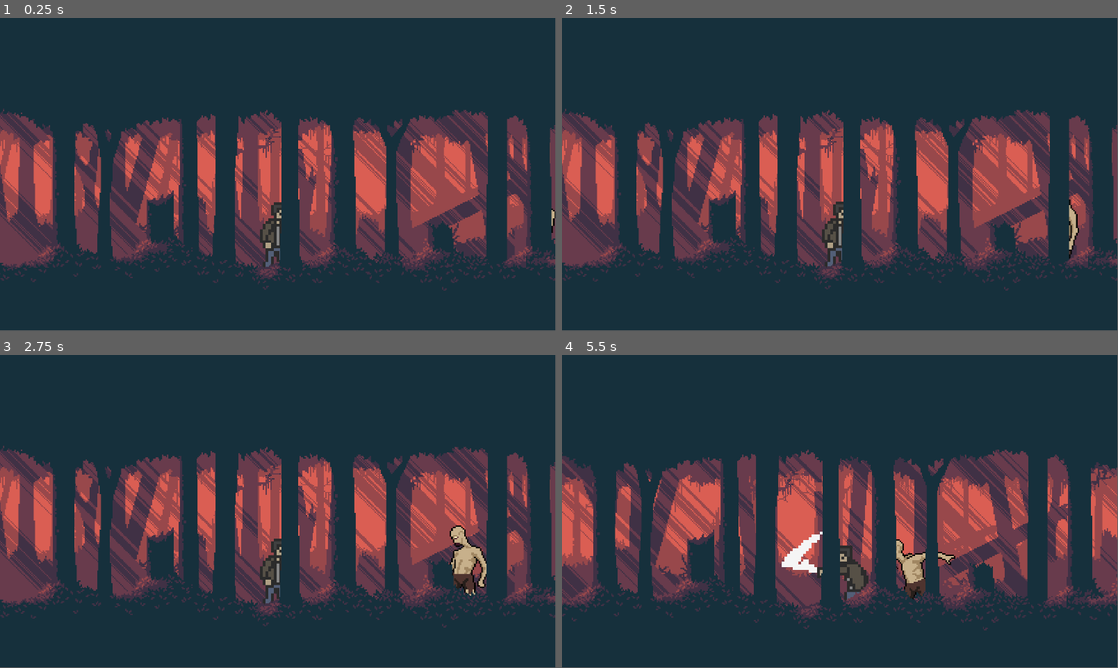
Above: before the commit, frames 1-4 (two rows, left to right).
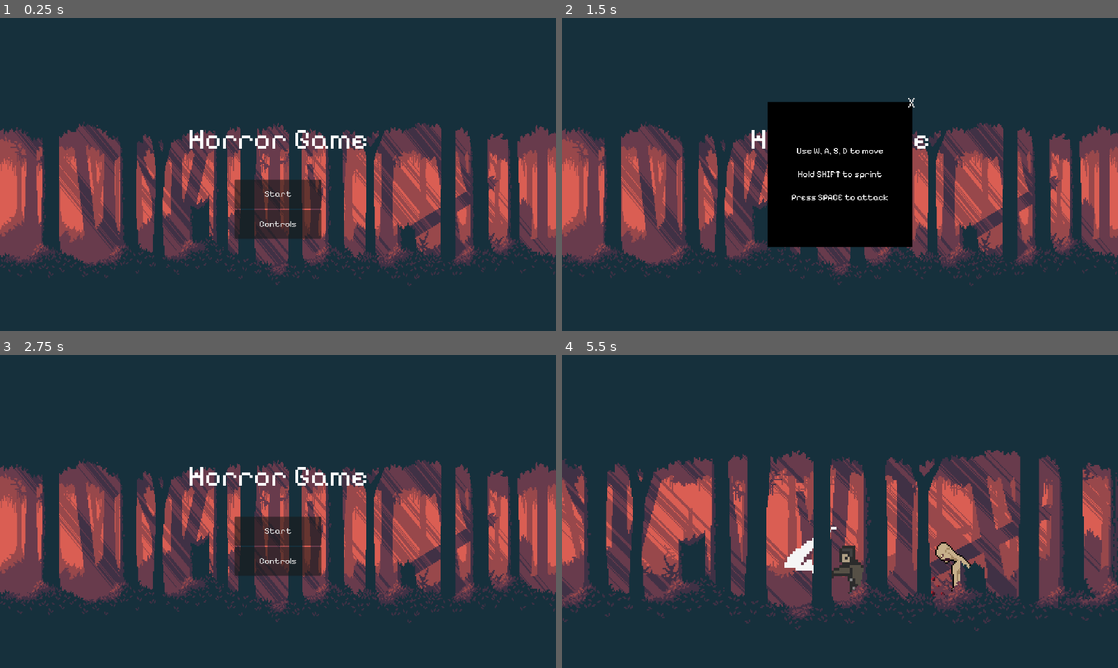
Above: after the commit, the same moments.

Repository: darias-montesino-web/Horror-Game
Game: Godot game, scene res://Scenes/title_screen.tscn
Two runs of this game, one before a commit and one after it. Both use one fixed random seed, a clock stepped at 60 frames per second and the inputs below. Before the commit the project starts from res://Scenes/MainScene.tscn.
Inputs (mouse positions are in pixels of both pictures, inside the frame that each line leads up to):
- Up to frame 1 (0.25 s): no input
- Up to frame 2 (1.5 s): click (840, 224) at 0.5 s, where only the run after the commit has a clickable "Controls"; click (840, 224) at 1.25 s, where only the run after the commit has a clickable "Controls"
- Up to frame 3 (2.75 s): click (350, 439) at 2 s, where only the run after the commit has a clickable "X"
- Up to frame 4 (5.5 s): click (840, 530) at 2.75 s, where only the run after the commit has a clickable "Start"; tap Enter (ui_accept) at 3.5 s; hold Shift (run) 3.53-4.28 s; hold D (right) 3.53-5.03 s; tap Space (attack) at 3.6, 4.55, 5.1 s; tap W (jump) at 3.77, 4.52 s; tap Shift (run) at 4.35 s; hold A (left) from 5.03 s (still down); hold Shift (run) from 5.03 s (still down)
The window is 799x449 before the commit and 800x450 after it. Grey fills any space a smaller window leaves; there, only what the larger window draws over its background counts as a difference.

The runs differ from the first frame. In frame 1, 36% of the frame differs, in the area x 0-100%, y 28-88%; in frame 2, 40%, in the area x 0-100%, y 25-88%; in frame 3, 36%; in frame 4, 31%.

Commit message:
Added the title screen UI and the controls menu

Diff:
--- /dev/null
+++ b/Game_Files/horror-game/Scenes/title_screen.tscn
@@ -0,0 +1,104 @@
+[gd_scene load_steps=7 format=3 uid="uid://ts5rkau7n6wu"]
+
+[ext_resource type="Script" uid="uid://p5d15t3g6feb" path="res://Scripts/title_screen.gd" id="1_12m1t"]
+[ext_resource type="Texture2D" uid="uid://blxjsvbtpxsja" path="res://Assets/ParallaxBG_Assets/parallax-demon-woods-bg.png" id="2_6vd4x"]
+[ext_resource type="Texture2D" uid="uid://c8402abateped" path="res://Assets/ParallaxBG_Assets/parallax-demon-woods-far-trees.png" id="3_n82rj"]
+[ext_resource type="Texture2D" uid="uid://ba8kple1nvhj3" path="res://Assets/ParallaxBG_Assets/parallax-demon-woods-mid-trees.png" id="4_0061g"]
+[ext_resource type="Texture2D" uid="uid://b3he80r27fybw" path="res://Assets/ParallaxBG_Assets/parallax-demon-woods-close-trees.png" id="5_8mikk"]
+[ext_resource type="FontFile" uid="uid://cneqieamhf0i0" path="res://Assets/Pixelify_Sans/static/PixelifySans-Regular.ttf" id="6_sqelc"]
+
+[node name="TitleScreen" type="Control"]
+layout_mode = 3
+anchors_preset = 15
+anchor_right = 1.0
+anchor_bottom = 1.0
+grow_horizontal = 2
+grow_vertical = 2
+script = ExtResource("1_12m1t")
+
+[node name="MarginContainer" type="MarginContainer" parent="."]
+layout_mode = 1
+anchors_preset = 15
+anchor_right = 1.0
+anchor_bottom = 1.0
+grow_horizontal = 2
+grow_vertical = 2
+
+[node name="Background" type="TextureRect" parent="MarginContainer"]
+layout_mode = 2
+texture = ExtResource("2_6vd4x")
+
+[node name="Background2" type="TextureRect" parent="MarginContainer/Background"]
+layout_mode = 1
+anchors_preset = 15
+anchor_right = 1.0
+anchor_bottom = 1.0
+grow_horizontal = 2
+grow_vertical = 2
+texture = ExtResource("3_n82rj")
+
+[node name="Background3" type="TextureRect" parent="MarginContainer/Background"]
+layout_mode = 1
+anchors_preset = 15
+anchor_right = 1.0
+anchor_bottom = 1.0
+grow_horizontal = 2
+grow_vertical = 2
+texture = ExtResource("4_0061g")
+
+[node name="Background" type="TextureRect" parent="MarginContainer/Background"]
+layout_mode = 1
+anchors_preset = 15
+anchor_right = 1.0
+anchor_bottom = 1.0
+grow_horizontal = 2
+grow_vertical = 2
+texture = ExtResource("5_8mikk")
+
+[node name="VBoxContainer" type="VBoxContainer" parent="MarginContainer"]
+custom_minimum_size = Vector2(1000, 500)
+layout_mode = 2
+size_flags_horizontal = 4
+size_flags_vertical = 4
+theme_override_constants/separation = 20
+alignment = 1
+
+[node name="Title" type="Label" parent="MarginContainer/VBoxContainer"]
+custom_minimum_size = Vector2(1000, 200)
+layout_mode = 2
+size_flags_vertical = 0
+size_flags_stretch_ratio = 3.09
+theme_type_variation = &"HeaderLarge"
+theme_override_colors/font_color = Color(1, 1, 1, 1)
+theme_override_fonts/font = ExtResource("6_sqelc")
+theme_override_font_sizes/font_size = 100
+text = "Horror Game"
+horizontal_alignment = 1
+vertical_alignment = 1
+
+[node name="Separator" type="Control" parent="MarginContainer/VBoxContainer"]
+layout_mode = 2
+
+[node name="VBoxContainer" type="VBoxContainer" parent="MarginContainer/VBoxContainer"]
+layout_mode = 2
+
+[node name="StartButton" type="Button" parent="MarginContainer/VBoxContainer/VBoxContainer"]
+custom_minimum_size = Vector2(300, 100)
+layout_mode = 2
+size_flags_horizontal = 4
+size_flags_vertical = 4
+theme_override_fonts/font = ExtResource("6_sqelc")
+theme_override_font_sizes/font_size = 30
+text = "Start"
+
+[node name="ControlsButton" type="Button" parent="MarginContainer/VBoxContainer/VBoxContainer"]
+custom_minimum_size = Vector2(300, 100)
+layout_mode = 2
+size_flags_horizontal = 4
+size_flags_vertical = 4
+theme_override_fonts/font = ExtResource("6_sqelc")
+theme_override_font_sizes/font_size = 30
+text = "Controls"
+
+[connection signal="pressed" from="MarginContainer/VBoxContainer/VBoxContainer/StartButton" to="." method="_on_start_button_pressed"]
+[connection signal="pressed" from="MarginContainer/VBoxContainer/VBoxContainer/ControlsButton" to="." method="_on_controls_button_pressed"]
--- /dev/null
+++ b/Game_Files/horror-game/Scripts/title_screen.gd
@@ -0,0 +1,9 @@
+extends Control
+
+
+func _on_start_button_pressed() -> void:
+	get_tree().change_scene_to_file("res://Scenes/MainScene.tscn")# Replace with function body.
+
+
+func _on_controls_button_pressed() -> void:
+	get_tree().change_scene_to_file("res://controls_menu.tscn") # Replace with function body.
--- /dev/null
+++ b/Game_Files/horror-game/controls_menu.gd
@@ -0,0 +1,5 @@
+extends Control
+
+
+func _on_button_pressed() -> void:
+	get_tree().change_scene_to_file("res://Scenes/title_screen.tscn") # Replace with function body.
--- /dev/null
+++ b/Game_Files/horror-game/controls_menu.tscn
@@ -0,0 +1,153 @@
+[gd_scene load_steps=7 format=3 uid="uid://bkw7evkslokg6"]
+
+[ext_resource type="FontFile" uid="uid://cneqieamhf0i0" path="res://Assets/Pixelify_Sans/static/PixelifySans-Regular.ttf" id="1_7yx0y"]
+[ext_resource type="Script" uid="uid://3tfs0d0quwtq" path="res://controls_menu.gd" id="1_v34rh"]
+[ext_resource type="Texture2D" uid="uid://blxjsvbtpxsja" path="res://Assets/ParallaxBG_Assets/parallax-demon-woods-bg.png" id="2_y0nkq"]
+[ext_resource type="Texture2D" uid="uid://c8402abateped" path="res://Assets/ParallaxBG_Assets/parallax-demon-woods-far-trees.png" id="3_b038a"]
+[ext_resource type="Texture2D" uid="uid://ba8kple1nvhj3" path="res://Assets/ParallaxBG_Assets/parallax-demon-woods-mid-trees.png" id="4_veo5k"]
+[ext_resource type="Texture2D" uid="uid://b3he80r27fybw" path="res://Assets/ParallaxBG_Assets/parallax-demon-woods-close-trees.png" id="5_kucdi"]
+
+[node name="ControlsMenu" type="Control"]
+layout_mode = 3
+anchors_preset = 15
+anchor_right = 1.0
+anchor_bottom = 1.0
+grow_horizontal = 2
+grow_vertical = 2
+script = ExtResource("1_v34rh")
+
+[node name="MarginContainer2" type="MarginContainer" parent="."]
+layout_mode = 1
+anchors_preset = 15
+anchor_right = 1.0
+anchor_bottom = 1.0
+grow_horizontal = 2
+grow_vertical = 2
+
+[node name="Background" type="TextureRect" parent="MarginContainer2"]
+layout_mode = 2
+texture = ExtResource("2_y0nkq")
+
+[node name="Background2" type="TextureRect" parent="MarginContainer2/Background"]
+layout_mode = 1
+anchors_preset = 15
+anchor_right = 1.0
+anchor_bottom = 1.0
+grow_horizontal = 2
+grow_vertical = 2
+texture = ExtResource("3_b038a")
+
+[node name="Background3" type="TextureRect" parent="MarginContainer2/Background"]
+layout_mode = 1
+anchors_preset = 15
+anchor_right = 1.0
+anchor_bottom = 1.0
+grow_horizontal = 2
+grow_vertical = 2
+texture = ExtResource("4_veo5k")
+
+[node name="Background" type="TextureRect" parent="MarginContainer2/Background"]
+layout_mode = 1
+anchors_preset = 15
+anchor_right = 1.0
+anchor_bottom = 1.0
+grow_horizontal = 2
+grow_vertical = 2
+texture = ExtResource("5_kucdi")
+
+[node name="VBoxContainer" type="VBoxContainer" parent="MarginContainer2"]
+custom_minimum_size = Vector2(1000, 500)
+layout_mode = 2
+size_flags_horizontal = 4
+size_flags_vertical = 4
+theme_override_constants/separation = 20
+alignment = 1
+
+[node name="Title" type="Label" parent="MarginContainer2/VBoxContainer"]
+custom_minimum_size = Vector2(1000, 200)
+layout_mode = 2
+size_flags_vertical = 0
+size_flags_stretch_ratio = 3.09
+theme_type_variation = &"HeaderLarge"
+theme_override_colors/font_color = Color(1, 1, 1, 1)
+theme_override_fonts/font = ExtResource("1_7yx0y")
+theme_override_font_sizes/font_size = 100
+text = "Horror Game"
+horizontal_alignment = 1
+vertical_alignment = 1
+
+[node name="Separator" type="Control" parent="MarginContainer2/VBoxContainer"]
+layout_mode = 2
+
+[node name="VBoxContainer" type="VBoxContainer" parent="MarginContainer2/VBoxContainer"]
+layout_mode = 2
+
+[node name="StartButton" type="Button" parent="MarginContainer2/VBoxContainer/VBoxContainer"]
+custom_minimum_size = Vector2(300, 100)
+layout_mode = 2
+size_flags_horizontal = 4
+size_flags_vertical = 4
+theme_override_fonts/font = ExtResource("1_7yx0y")
+theme_override_font_sizes/font_size = 30
+text = "Start"
+
+[node name="ControlsButton" type="Button" parent="MarginContainer2/VBoxContainer/VBoxContainer"]
+custom_minimum_size = Vector2(300, 100)
+layout_mode = 2
+size_flags_horizontal = 4
+size_flags_vertical = 4
+theme_override_fonts/font = ExtResource("1_7yx0y")
+theme_override_font_sizes/font_size = 30
+text = "Controls"
+
+[node name="MarginContainer" type="MarginContainer" parent="."]
+layout_mode = 1
+anchors_preset = 15
+anchor_right = 1.0
+anchor_bottom = 1.0
+grow_horizontal = 2
+grow_vertical = 2
+
+[node name="ColorRect" type="ColorRect" parent="MarginContainer"]
+custom_minimum_size = Vector2(500, 500)
+layout_mode = 2
+size_flags_horizontal = 4
+size_flags_vertical = 4
+color = Color(0, 0, 0, 1)
+
+[node name="Label" type="Label" parent="MarginContainer/ColorRect"]
+layout_mode = 1
+anchors_preset = 15
+anchor_right = 1.0
+anchor_bottom = 1.0
+grow_horizontal = 2
+grow_vertical = 2
+size_flags_horizontal = 3
+size_flags_vertical = 3
+theme_override_fonts/font = ExtResource("1_7yx0y")
+theme_override_font_sizes/font_size = 30
+text = "Use W, A, S, D to move
+
+Hold SHIFT to sprint
+
+Press SPACE to attack"
+horizontal_alignment = 1
+vertical_alignment = 1
+
+[node name="Button" type="Button" parent="MarginContainer/ColorRect"]
+layout_mode = 1
+anchors_preset = -1
+anchor_left = 1.0
+anchor_right = 1.0
+offset_left = -22.0
+offset_top = -32.0
+offset_right = 15.0
+offset_bottom = 36.0
+grow_horizontal = 0
+theme_override_fonts/font = ExtResource("1_7yx0y")
+theme_override_font_sizes/font_size = 50
+text = "X"
+flat = true
+icon_alignment = 1
+
+[connection signal="pressed" from="MarginContainer/ColorRect/Button" to="." method="_on_button_pressed"]
--- a/Game_Files/horror-game/project.godot
+++ b/Game_Files/horror-game/project.godot
@@ -11,7 +11,7 @@
 [application]
 
 config/name="HorrorGame"
-run/main_scene="uid://csj367gaq7qw6"
+run/main_scene="uid://ts5rkau7n6wu"
 config/features=PackedStringArray("4.5", "GL Compatibility")
 config/icon="res://icon.svg"
 
@@ -23,6 +23,8 @@
 
 window/size/viewport_width=1920
 window/size/viewport_height=1080
+window/stretch/mode="viewport"
+window/stretch/aspect="expand"
 
 [global_group]
 
@@ -59,5 +61,6 @@
 
 [rendering]
 
+textures/canvas_textures/default_texture_filter=0
 renderer/rendering_method="gl_compatibility"
 renderer/rendering_method.mobile="gl_compatibility"
Not shown, added: Game_Files/horror-game/Assets/Pixelify_Sans/OFL.txt
Binary file added: Game_Files/horror-game/Assets/Pixelify_Sans/PixelifySans-VariableFont_wght.ttf
Not shown, added: Game_Files/horror-game/Assets/Pixelify_Sans/PixelifySans-VariableFont_wght.ttf.import
Not shown, added: Game_Files/horror-game/Assets/Pixelify_Sans/README.txt
Binary file added: Game_Files/horror-game/Assets/Pixelify_Sans/static/PixelifySans-Bold.ttf
Not shown, added: Game_Files/horror-game/Assets/Pixelify_Sans/static/PixelifySans-Bold.ttf.import
Binary file added: Game_Files/horror-game/Assets/Pixelify_Sans/static/PixelifySans-Medium.ttf
Not shown, added: Game_Files/horror-game/Assets/Pixelify_Sans/static/PixelifySans-Medium.ttf.import
Binary file added: Game_Files/horror-game/Assets/Pixelify_Sans/static/PixelifySans-Regular.ttf
Not shown, added: Game_Files/horror-game/Assets/Pixelify_Sans/static/PixelifySans-Regular.ttf.import
Binary file added: Game_Files/horror-game/Assets/Pixelify_Sans/static/PixelifySans-SemiBold.ttf
Not shown, added: Game_Files/horror-game/Assets/Pixelify_Sans/static/PixelifySans-SemiBold.ttf.import
(and 3 more such lines)
